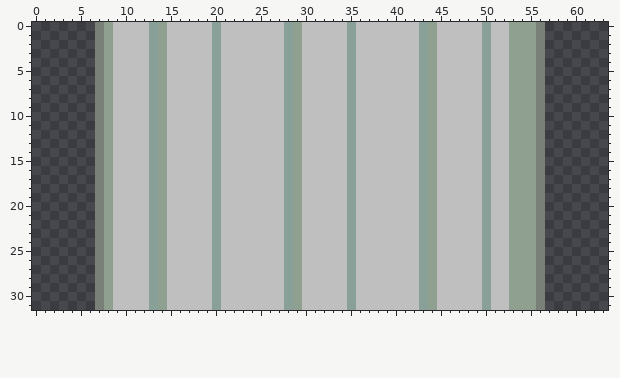
Two versions of one pixel-art sprite, assets/images/decor/stone/column/body1.png. This is how it looked before the edit.
The file is 64x32 pixels.
New version:
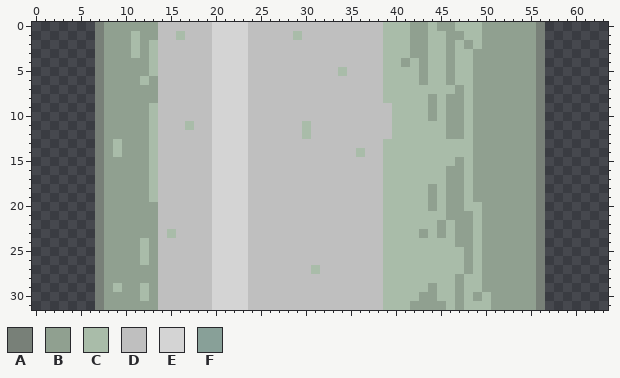
Palette (. is transparent): A #788078  B #90a090  C #a9bca9  D #bfbfbf  E #d4d4d4  F #88a098
What changed:
y 0: x 9..14 DDDDFB -> BBBBBD; x 20..23 FDDD -> EEEE; x 28..29 FB -> DD; x 35 F -> D; x 39..52 DDDDFBDDDDDFDD -> CCCBBCBBCCCBBB
y 1: x 9..14 DDDDFB -> BBCBBD; x 16 D -> C; x 20..23 FDDD -> EEEE; x 28..29 FB -> DC; x 35 F -> D; x 39..52 DDDDFBDDDDDFDD -> CCCBBCCBBCCBBB
y 2: x 9..14 DDDDFB -> BBCBCD; x 20..23 FDDD -> EEEE; x 28..29 FB -> DD; x 35 F -> D; x 39..52 DDDDFBDDDDDFDD -> CCCBBCCBCBCBBB
y 3: x 9..14 DDDDFB -> BBCBCD; x 20..23 FDDD -> EEEE; x 28..29 FB -> DD; x 35 F -> D; x 39..52 DDDDFBDDDDDFDD -> CCCBBCCBCCBBBB
y 4: x 9..14 DDDDFB -> BBBBCD; x 20..23 FDDD -> EEEE; x 28..29 FB -> DD; x 35 F -> D; x 39..52 DDDDFBDDDDDFDD -> CCBCBCCBCCBBBB
y 5: x 9..14 DDDDFB -> BBBBCD; x 20..23 FDDD -> EEEE; x 28..29 FB -> DD; x 34..35 DF -> CD; x 39..52 DDDDFBDDDDDFDD -> CCCCBCCBCCBBBB
y 6: x 9..14 DDDDFB -> BBBCBD; x 20..23 FDDD -> EEEE; x 28..29 FB -> DD; x 35 F -> D; x 39..52 DDDDFBDDDDDFDD -> CCCCBCCBCCBBBB
y 7: x 9..14 DDDDFB -> BBBBBD; x 20..23 FDDD -> EEEE; x 28..29 FB -> DD; x 35 F -> D; x 39..52 DDDDFBDDDDDFDD -> CCCCCCCCBCBBBB
y 8: x 9..14 DDDDFB -> BBBBBD; x 20..23 FDDD -> EEEE; x 28..29 FB -> DD; x 35 F -> D; x 39..43 DDDDF -> CCCCC; x 45..52 DDDDDFDD -> CBBCBBBB
y 9..10: x 9..14 DDDDFB -> BBBBCD; x 20..23 FDDD -> EEEE; x 28..29 FB -> DD; x 35 F -> D; x 40..43 DDDF -> CCCC; x 45..52 DDDDDFDD -> CBBCBBBB
y 11: x 9..14 DDDDFB -> BBBBCD; x 17 D -> C; x 20..23 FDDD -> EEEE; x 28..30 FBD -> DDC; x 35 F -> D; x 40..52 DDDFBDDDDDFDD -> CCCCCCBBCBBBB
y 12: x 9..14 DDDDFB -> BBBBCD; x 20..23 FDDD -> EEEE; x 28..30 FBD -> DDC; x 35 F -> D; x 40..52 DDDFBDDDDDFDD -> CCCCCCBBCBBBB
y 13: x 9..14 DDDDFB -> CBBBCD; x 20..23 FDDD -> EEEE; x 28..29 FB -> DD; x 35 F -> D; x 39..52 DDDDFBDDDDDFDD -> CCCCCCCCCCBBBB
y 14: x 9..14 DDDDFB -> CBBBCD; x 20..23 FDDD -> EEEE; x 28..29 FB -> DD; x 35..36 FD -> DC; x 39..52 DDDDFBDDDDDFDD -> CCCCCCCCCCBBBB
y 15: x 9..14 DDDDFB -> BBBBCD; x 20..23 FDDD -> EEEE; x 28..29 FB -> DD; x 35 F -> D; x 39..52 DDDDFBDDDDDFDD -> CCCCCCCCBCBBBB
y 16..17: x 9..14 DDDDFB -> BBBBCD; x 20..23 FDDD -> EEEE; x 28..29 FB -> DD; x 35 F -> D; x 39..52 DDDDFBDDDDDFDD -> CCCCCCCBBCBBBB
y 18..19: x 9..14 DDDDFB -> BBBBCD; x 20..23 FDDD -> EEEE; x 28..29 FB -> DD; x 35 F -> D; x 39..43 DDDDF -> CCCCC; x 45..52 DDDDDFDD -> CBBCBBBB
y 20: x 9..14 DDDDFB -> BBBBBD; x 20..23 FDDD -> EEEE; x 28..29 FB -> DD; x 35 F -> D; x 39..43 DDDDF -> CCCCC; x 45..52 DDDDDFDD -> CBBCCBBB
y 21: x 9..14 DDDDFB -> BBBBBD; x 20..23 FDDD -> EEEE; x 28..29 FB -> DD; x 35 F -> D; x 39..52 DDDDFBDDDDDFDD -> CCCCCCCBBBCBBB
y 22: x 9..14 DDDDFB -> BBBBBD; x 20..23 FDDD -> EEEE; x 28..29 FB -> DD; x 35 F -> D; x 39..52 DDDDFBDDDDDFDD -> CCCCCCBCBBCBBB
y 23: x 9..15 DDDDFBD -> BBBBBDC; x 20..23 FDDD -> EEEE; x 28..29 FB -> DD; x 35 F -> D; x 39..52 DDDDFBDDDDDFDD -> CCCCBCBCBBCBBB
y 24: x 9..14 DDDDFB -> BBBCBD; x 20..23 FDDD -> EEEE; x 28..29 FB -> DD; x 35 F -> D; x 39..52 DDDDFBDDDDDFDD -> CCCCCCCCBBCBBB
y 25..26: x 9..14 DDDDFB -> BBBCBD; x 20..23 FDDD -> EEEE; x 28..29 FB -> DD; x 35 F -> D; x 39..52 DDDDFBDDDDDFDD -> CCCCCCCCCBCBBB
y 27: x 9..14 DDDDFB -> BBBBBD; x 20..23 FDDD -> EEEE; x 28..29 FB -> DD; x 31 D -> C; x 35 F -> D; x 39..52 DDDDFBDDDDDFDD -> CCCCCCCCCBCBBB
y 28: x 9..14 DDDDFB -> BBBBBD; x 20..23 FDDD -> EEEE; x 28..29 FB -> DD; x 35 F -> D; x 39..52 DDDDFBDDDDDFDD -> CCCCCCCCBCCBBB
y 29: x 9..14 DDDDFB -> CBBCBD; x 20..23 FDDD -> EEEE; x 28..29 FB -> DD; x 35 F -> D; x 39..43 DDDDF -> CCCCC; x 45..52 DDDDDFDD -> CCBCCBBB
y 30: x 9..14 DDDDFB -> BBBCBD; x 20..23 FDDD -> EEEE; x 28..29 FB -> DD; x 35 F -> D; x 39..43 DDDDF -> CCCCB; x 45..52 DDDDDFDD -> CCBCBCBB
y 31: x 9..14 DDDDFB -> BBBBBD; x 20..23 FDDD -> EEEE; x 28..29 FB -> DD; x 35 F -> D; x 39..43 DDDDF -> CCCBB; x 45..52 DDDDDFDD -> BCBCCCBB
Changed places in both pictures, as pixel boxes (x1, y1, x2, y2):
changed: (113, 22, 248, 310)
changed: (284, 22, 509, 310)
